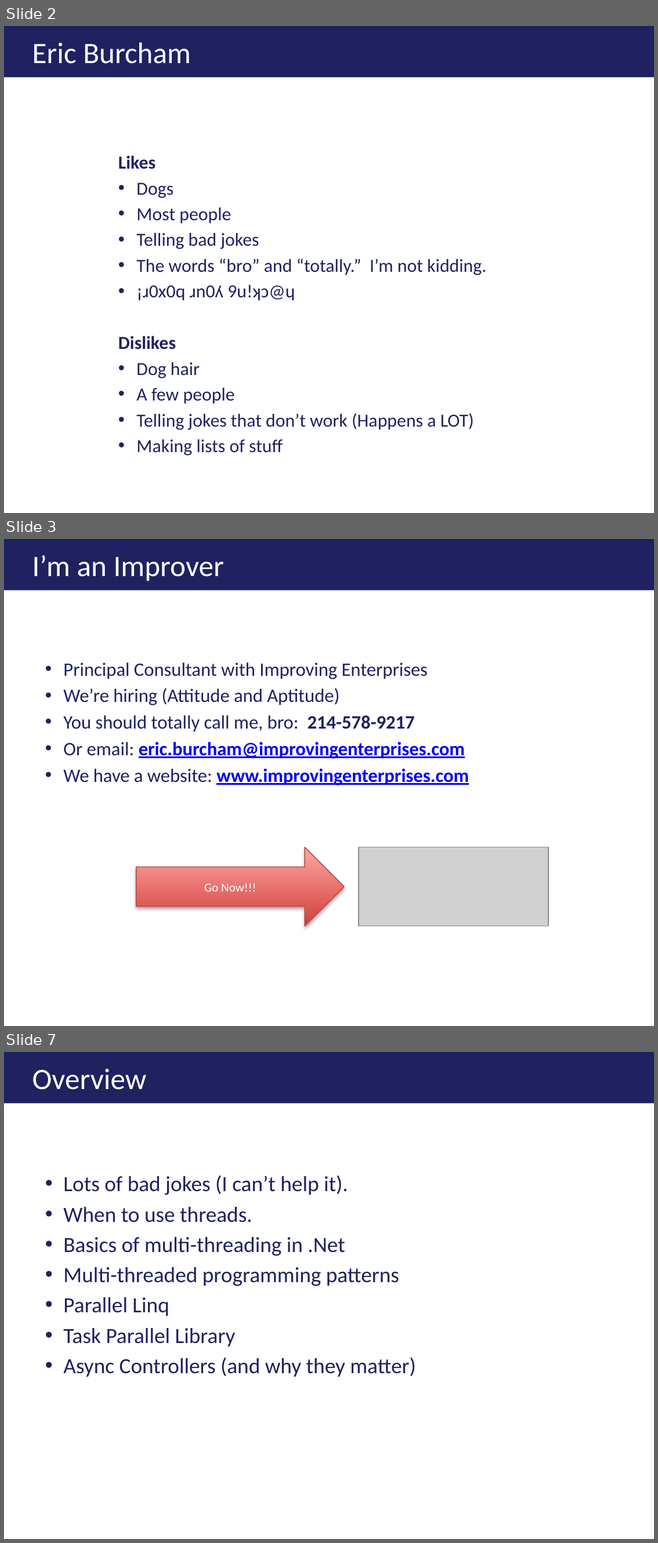
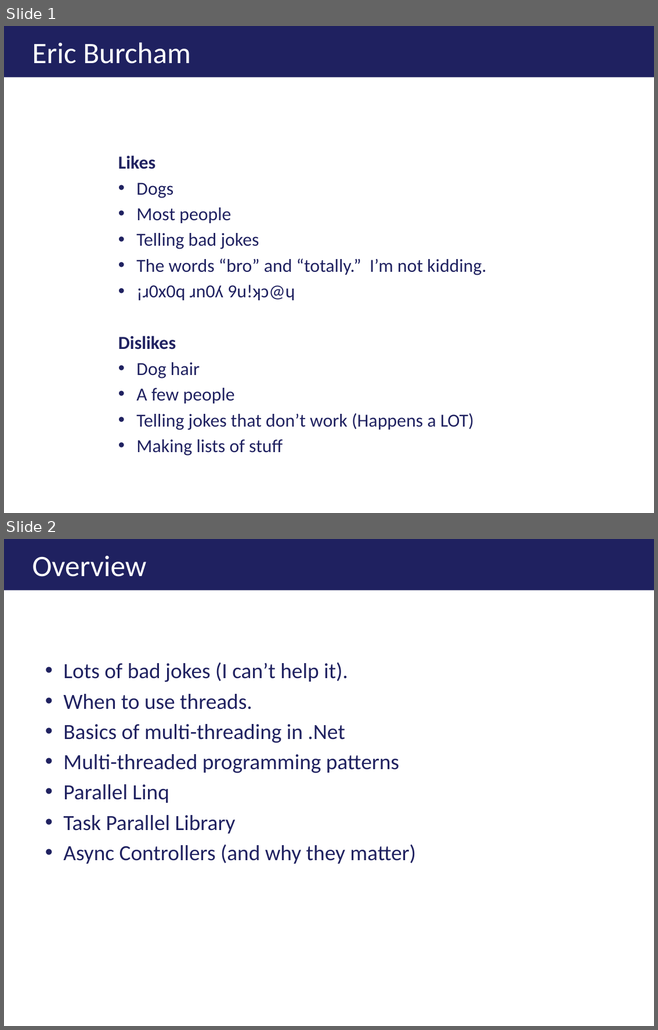
Before and after one commit to ericburcham/THasyINKnc, a slide deck: Presentation/THasINKync - 4x3.pptx. Shown one above the other, each under a label of ours: slides 2, 3 and 7 before the commit, slides 1 and 2 after it; the slides between them are not shown. The pictures are 658x1543 and 658x1030 pixels, drawn with LibreOffice and Linux fonts; fonts in the diff are those of the drawing; grey boxes stand for pictures; background and template pictures are left out. Boxes give left, top, right and bottom in pixels: in the first picture for what was removed or moved away, otherwise in the second. Text is boxed around its words. In the diff, an @@ line names an element or a change of style, - is before the commit and + after.

```diff
--- a/Presentation/THasINKync - 4x3.pptx
+++ b/Presentation/THasINKync - 4x3.pptx
@@ slide 3 removed at [4, 539, 654, 1026], background #FFFFFF @@
@@ title removed at [4, 539, 654, 590] @@
-I’m an Improver
@@ text removed at [63, 663, 469, 785] @@
-• Principal Consultant with Improving Enterprises
-• We’re hiring (Attitude and Aptitude)
-• You should totally call me, bro: 214-578-9217
-• Or email: eric.burcham@improvingenterprises.com
-• We have a website: www.improvingenterprises.com
@@ right arrow removed at [136, 848, 344, 926] @@
-Go Now!!!
@@ picture removed at [358, 848, 548, 926] @@
@@ what was slide 2 is now slide 1 @@
@@ what was slide 7 is now slide 2 @@
```
Also in this commit, not shown: 1 slide changed, 1 slide added, 4 other slides removed, 1 other file.
